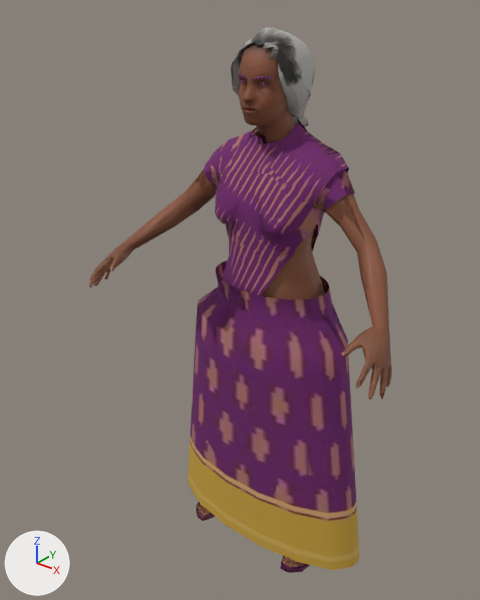
A saved change to the glTF model godot-chennai/assets/people/elderly_woman.glb.
Camera for both pictures: a 50 mm lens placed at (0.997, -1.437, 1.65), pointed at (-0.053, -0.124, 0.836). Lighting does not change. The marker at lower left points along +X, +Y and +Z. The first picture is the older version. Vertices at exactly the same position are counted once.

In view in the first picture: 'Body', 'Body_LOD1'.
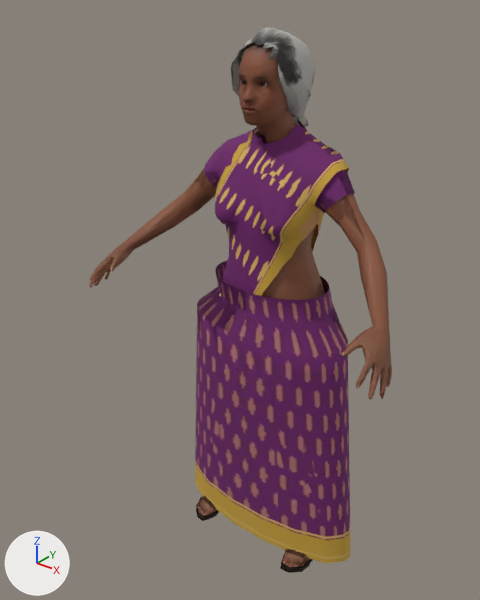
Location of each change, [x1, y1, x2, y2] in pixels of the pictures (480 x 600 px; the box of a moved part takes in the faces that stretch with it):
```json
{"part": 1, "of": "me_body", "change": "moved or reshaped", "before": [188, 354, 359, 570], "after": [195, 344, 350, 563]}
{"part": 2, "of": "me_body", "change": "surface changed", "before": [188, 73, 359, 573], "after": [195, 76, 352, 573]}
{"part": 3, "of": "me_body_lod1", "change": "moved or reshaped", "before": [188, 327, 360, 569], "after": [195, 314, 351, 562]}
{"part": 4, "of": "me_body_lod1", "change": "surface changed", "before": [196, 77, 337, 572], "after": [196, 77, 337, 572]}
```

Scene script edits in JSON lines:
```json
{"block": "me_body", "where": "me_body.from_pydata(...)  # 5442 vertices, 7833 faces; spans x -0.48..0.48, y -0.34..0.09, z 0.0..1.54"}
{"block": "me_body", "where": "# used by ob_body; location = (0.0, 0.0, 0.0)"}
{"block": "me_body", "change": "me_body part 1: 280 of the vertices in x -0.34..0.34, y -0.18..0.09, z 0.02..0.56 are scaled about their middle by (0.937, 0.88, 1)"}
{"block": "me_body", "change": "me_body part 2: 2142 kept faces spanning x -0.31..0.31, y -0.19..0.09, z 0.0..1.45 get new texture (UV) coordinates"}
{"block": "me_body_lod1", "where": "me_body_lod1.from_pydata(...)  # 2650 vertices, 3386 faces; spans x -0.48..0.48, y -0.33..0.09, z 0.0..1.54"}
{"block": "me_body_lod1", "where": "# used by ob_body_lod1; location = (0.0, 0.0, 0.0)"}
{"block": "me_body_lod1", "change": "me_body_lod1 part 3: 179 of 2650 vertices moved; they spanned x -0.34..0.34, y -0.18..0.09, z 0.02..0.69 and now span x -0.31..0.31, y -0.18..0.07, z 0.02..0.69; mean shift (0.0, 0.0, -0.01); largest move (-0.32, -0.05, 0.24) -> (0.29, -0.07, 0.21)"}
{"block": "me_body_lod1", "change": "me_body_lod1 part 4: 963 kept faces spanning x -0.26..0.27, y -0.19..0.09, z 0.0..1.45 get new texture (UV) coordinates"}
```
